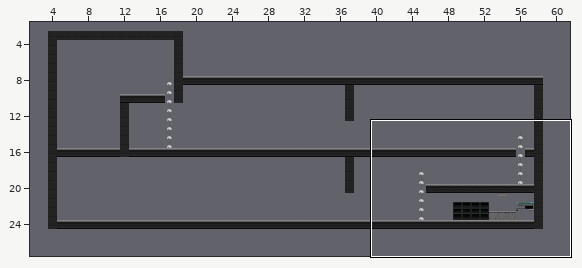
Level history. Tiled map: resources/tilemap/zona_shelter.tmx. The picture above shows the old version from afar; the outline marks the close-up.
Close-up. Before the commit:
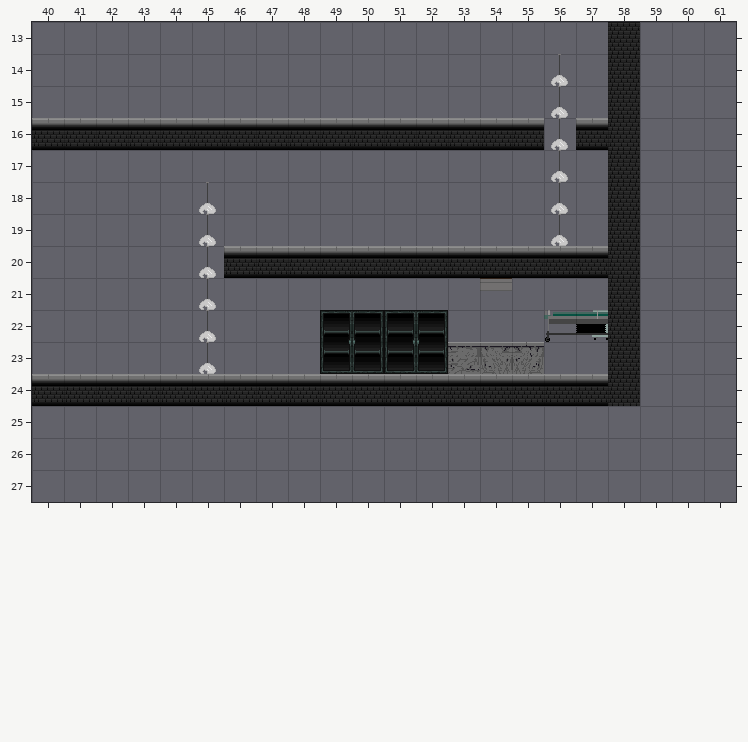
Cells are 32x32 px. Shown: x 40..61, y 13..27. The commit also changed other parts of the map, which this record leaves out. The commit also replaced the tileset; all pictures use the new one.
And afterwards:
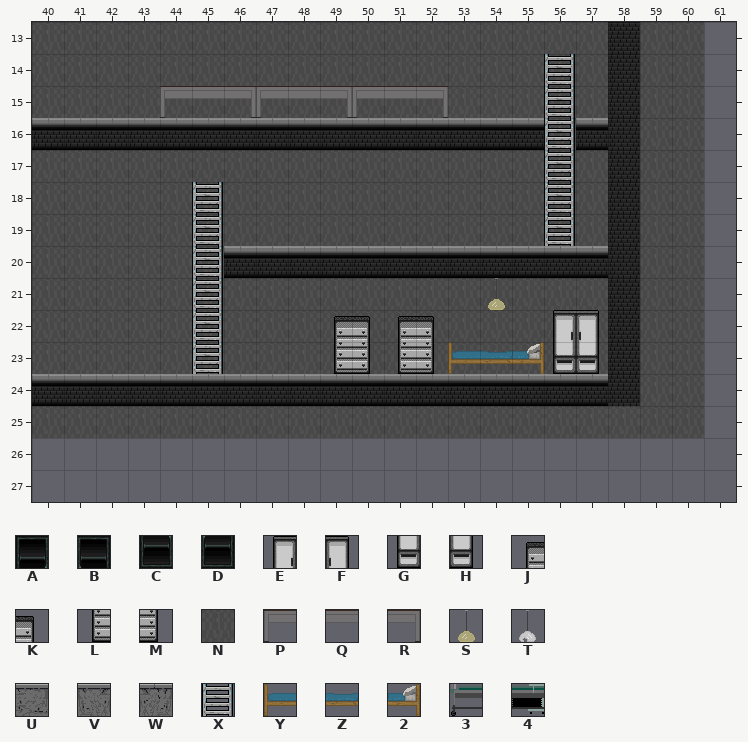
Key: from "second_template_tileset": A 0, B 1, C 4, D 5, E 40, F 41, G 44, H 45, J 48, K 49, L 52, M 53; from "template_tileset": N 33, P 127, Q 128, R 129, S 158, T 172, U 183, V 184, W 185, X 214, Y 228, Z 229, 2 230, 3 232, 4 233.
_ is an empty cell, . an unchanged one.
Edits made:
--- layer "Fondo"
@@ x 40..60 @@
-13 __________________.__
-14 __________________.__
-15 __________________.__
-16 ................_..__
-17 __________________.__
-18 __________________.__
-19 __________________.__
-20 ______.............__
-21 __________________.__
-22 __________________.__
-23 __________________.__
-24 ...................__
-25 _____________________
+13 NNNNNNNNNNNNNNNNNN.NN
+14 NNNNNNNNNNNNNNNNNN.NN
+15 NNNNNNNNNNNNNNNNNN.NN
+16 ................N..NN
+17 NNNNNNNNNNNNNNNNNN.NN
+18 NNNNNNNNNNNNNNNNNN.NN
+19 NNNNNNNNNNNNNNNNNN.NN
+20 NNNNNN.............NN
+21 NNNNNNNNNNNNNNNNNN.NN
+22 NNNNNNNNNNNNNNNNNN.NN
+23 NNNNNNNNNNNNNNNNNN.NN
+24 ...................NN
+25 NNNNNNNNNNNNNNNNNNNNN
--- layer "Paredes"
@@ x 45..56 @@
-14 ...........T
-15 ...........T
-16 ...........T
-17 ...........T
-18 T..........T
-19 T..........T
-20 T...........
-21 T...........
-22 T...........
-23 T...........
+14 ...........X
+15 ...........X
+16 ...........X
+17 ...........X
+18 X..........X
+19 X..........X
+20 X...........
+21 X...........
+22 X...........
+23 X...........
--- layer "Elements"
@@ x 44..52 @@
-15 _________
+15 PQRPQRPQR
@@ x 49..57 @@
-21 .....Q...
-22 ABAB...34
-23 CDCDUVW__
+21 .....S...
+22 JKJK...EF
+23 LMLMYZ2GH
Where, in picture pixels (left, top, right, bottom), the same in both close-ups:
changed: (32, 22, 704, 438)
